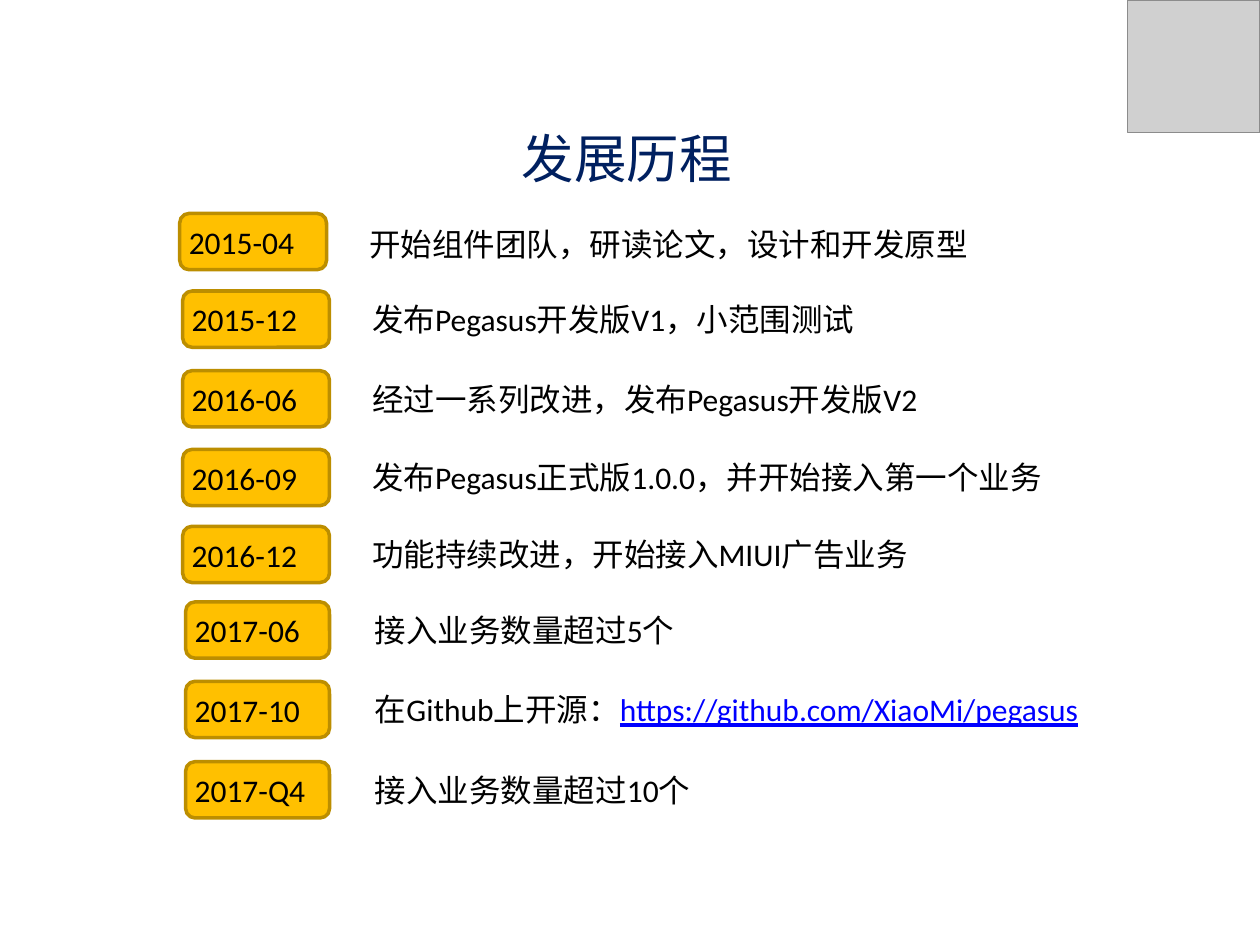
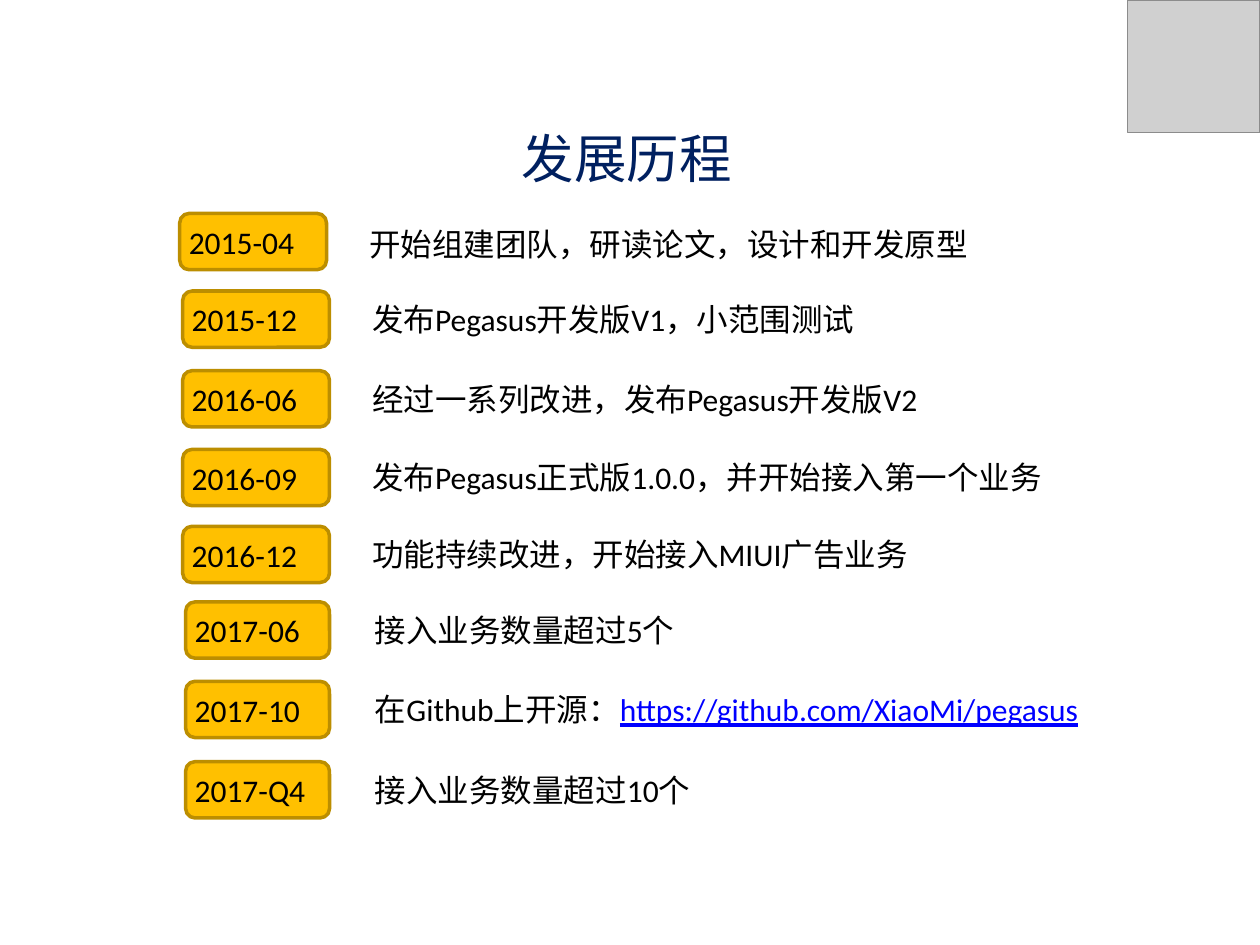
Before and after one commit to apache/incubator-pegasus, a slide deck: slide 12 of docs/ppt/Pegasus_Intro_2018_07.pptx. Drawn at 1260x945 pixels with LibreOffice and Linux fonts; fonts in the diff are those of the drawing; grey boxes stand for pictures. Boxes give left, top, right and bottom in pixels: in the first picture for what was removed or moved away, otherwise in the second. Text is boxed around its words. In the diff, an @@ line names an element or a change of style, - is before the commit and + after.

```diff
--- a/docs/ppt/Pegasus_Intro_2018_07.pptx
+++ b/docs/ppt/Pegasus_Intro_2018_07.pptx
@@ text at [369, 229, 967, 259]: text changed @@
-开始组件团队，研读论文，设计和开发原型
+开始组建团队，研读论文，设计和开发原型
```
Also in this commit, not shown: 33 other files.
